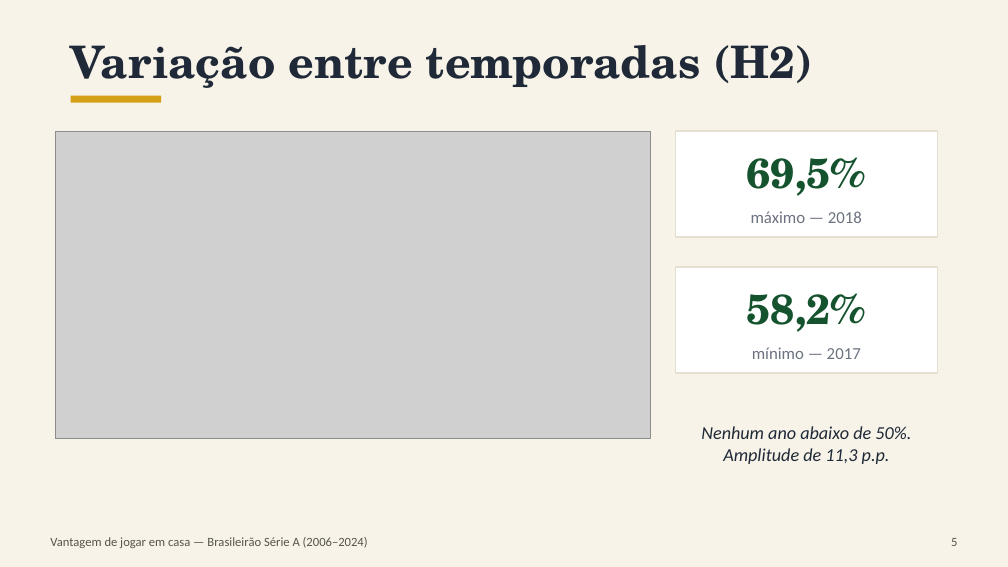
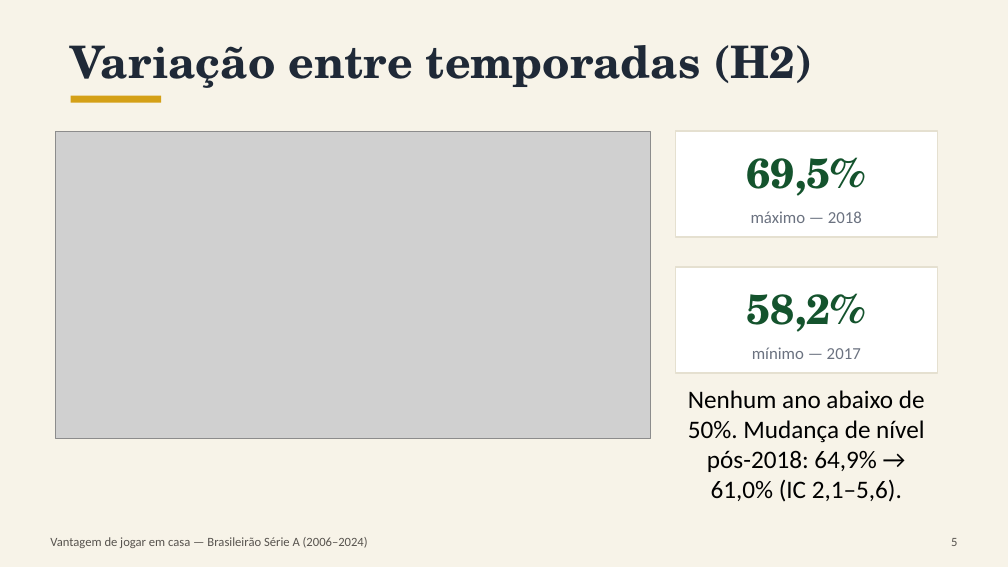
Before and after one commit to EmiyaKiritsugu3/TCC, a slide deck: slide 5 of apresentacao/apresentacao_tcc.pptx. Drawn at 1008x567 pixels with LibreOffice and Linux fonts; fonts in the diff are those of the drawing; grey boxes stand for pictures. Boxes give left, top, right and bottom in pixels: in the first picture for what was removed or moved away, otherwise in the second. Text is boxed around its words. In the diff, an @@ line names an element or a change of style, - is before the commit and + after.

```diff
--- a/apresentacao/apresentacao_tcc.pptx
+++ b/apresentacao/apresentacao_tcc.pptx
@@ text at box(688, 390, 925, 502): text changed; size 13 to 18 pt; text colour #1F2937 to #000000; italic off @@
-Nenhum ano abaixo de 50%. Amplitude de 11,3 p.p.
+Nenhum ano abaixo de 50%. Mudança de nível pós-2018: 64,9% → 61,0% (IC 2,1–5,6).
```
Also in this commit, not shown: 3 other slides changed, 2 other files.
